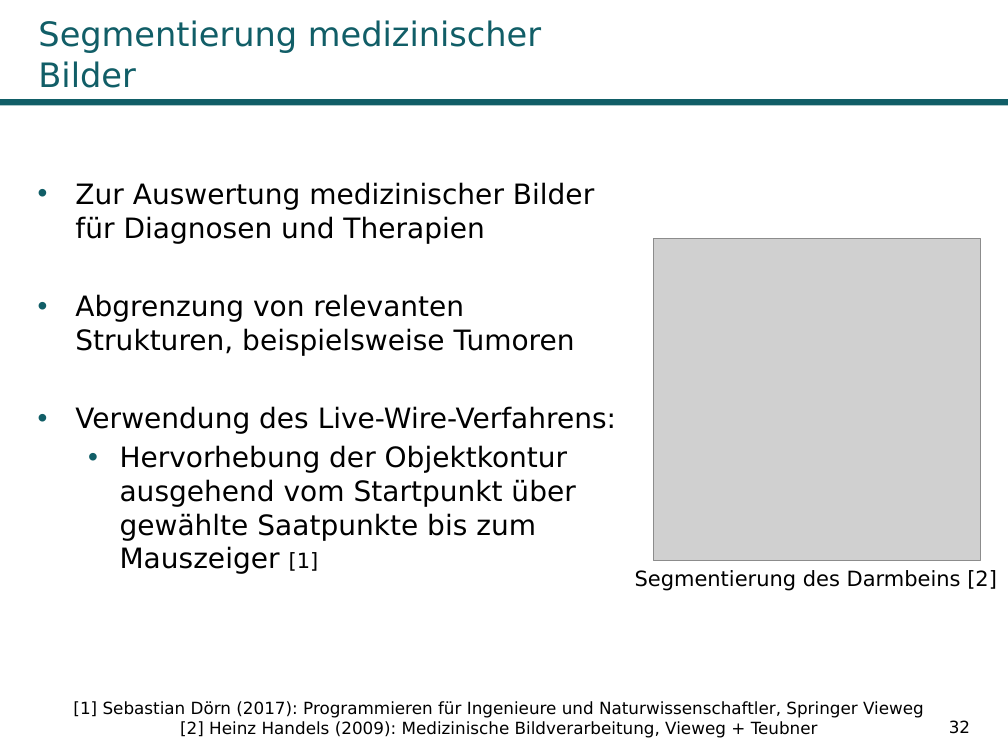
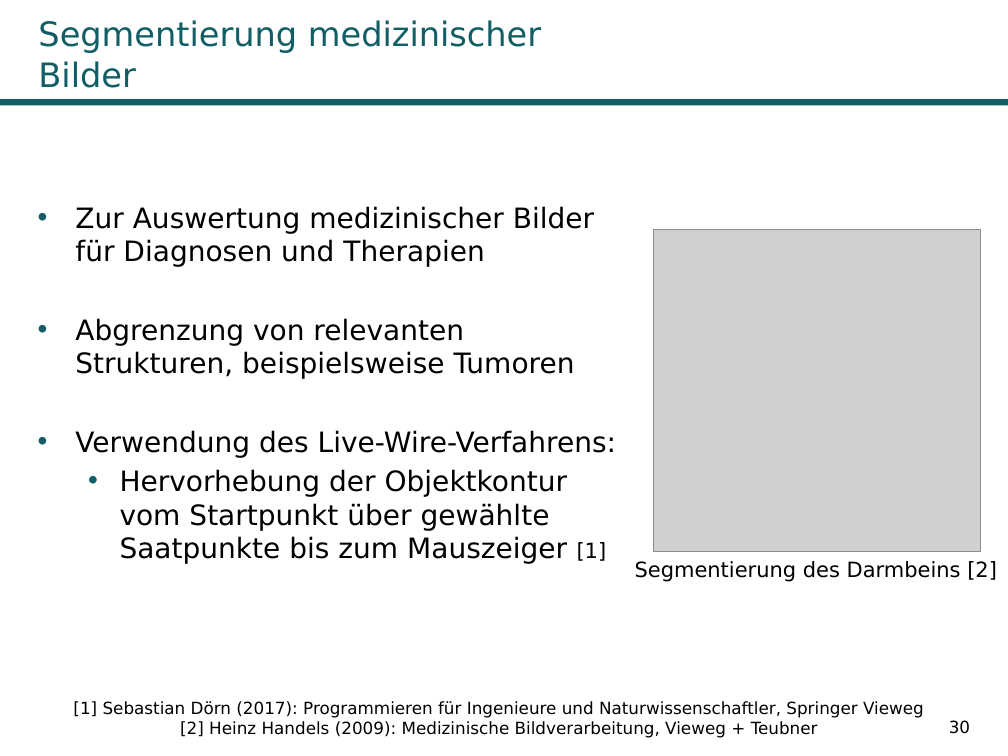
Before and after one commit to Kage0x3B/wissenschaftliches-arbeiten-praesentation, a slide deck: slide 30 of Präsentation Pfadplanungsalgorithmen.pptx (slide 32 before the commit). Drawn at 1008x756 pixels with LibreOffice and Linux fonts; fonts in the diff are those of the drawing; grey boxes stand for pictures; background and template pictures are left out. Boxes give left, top, right and bottom in pixels: in the first picture for what was removed or moved away, otherwise in the second. Text is boxed around its words. In the diff, an @@ line names an element or a change of style, - is before the commit and + after.

```diff
--- a/Präsentation Pfadplanungsalgorithmen.pptx
+++ b/Präsentation Pfadplanungsalgorithmen.pptx
@@ text "Zur Auswertung medizinischer Bilder für ...": place and size @@
-text "Zur Auswertung medizinischer Bilder für ..." at bbox=[75, 182, 616, 574]
+text "Zur Auswertung medizinischer Bilder für ..." at bbox=[75, 206, 616, 564]
@@ picture: place and size @@
-picture at bbox=[653, 238, 980, 560]
+picture at bbox=[653, 230, 980, 552]
@@ text at bbox=[120, 469, 607, 564]: text changed @@
-  • Hervorhebung der Objektkontur ausgehend vom Startpunkt über gewählte Saatpunkte bis zum Mauszeiger [1]
+  • Hervorhebung der Objektkontur vom Startpunkt über gewählte Saatpunkte bis zum Mauszeiger [1]
@@ text "Segmentierung des Darmbeins [2]": place and size @@
-text "Segmentierung des Darmbeins [2]" at bbox=[635, 570, 997, 591]
+text "Segmentierung des Darmbeins [2]" at bbox=[635, 561, 997, 582]
@@ page number at bbox=[949, 720, 970, 734]: text changed @@
-32
+30
```
Also in this commit, not shown: 12 other slides changed, 2 slides removed, 1 other file.
